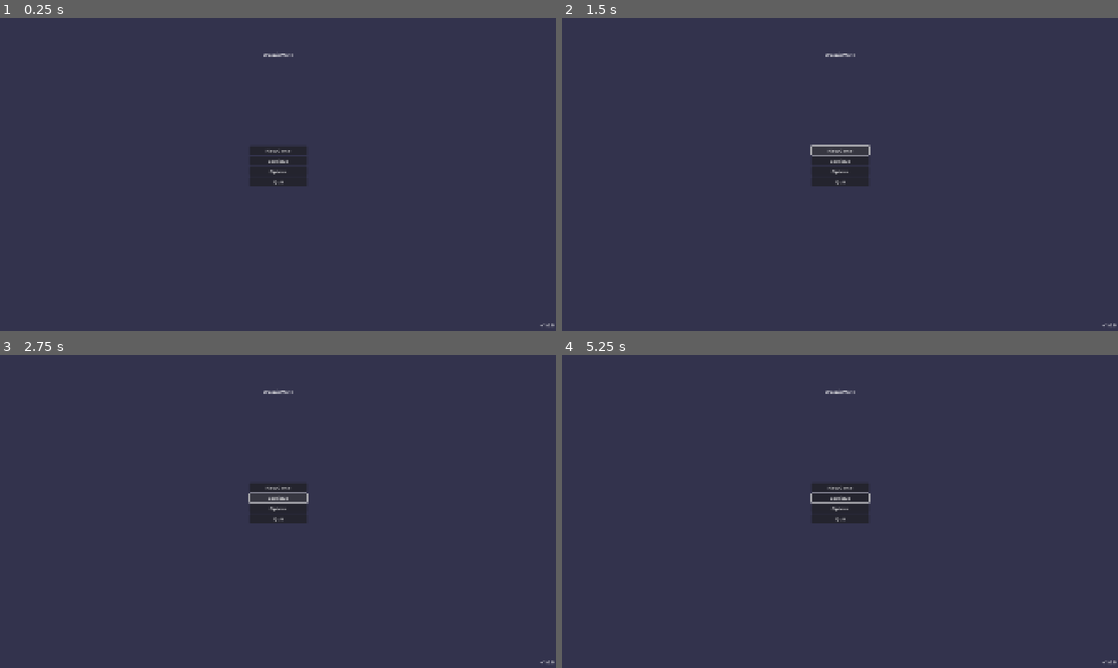
Above: before the commit, frames 1-4 (two rows, left to right).
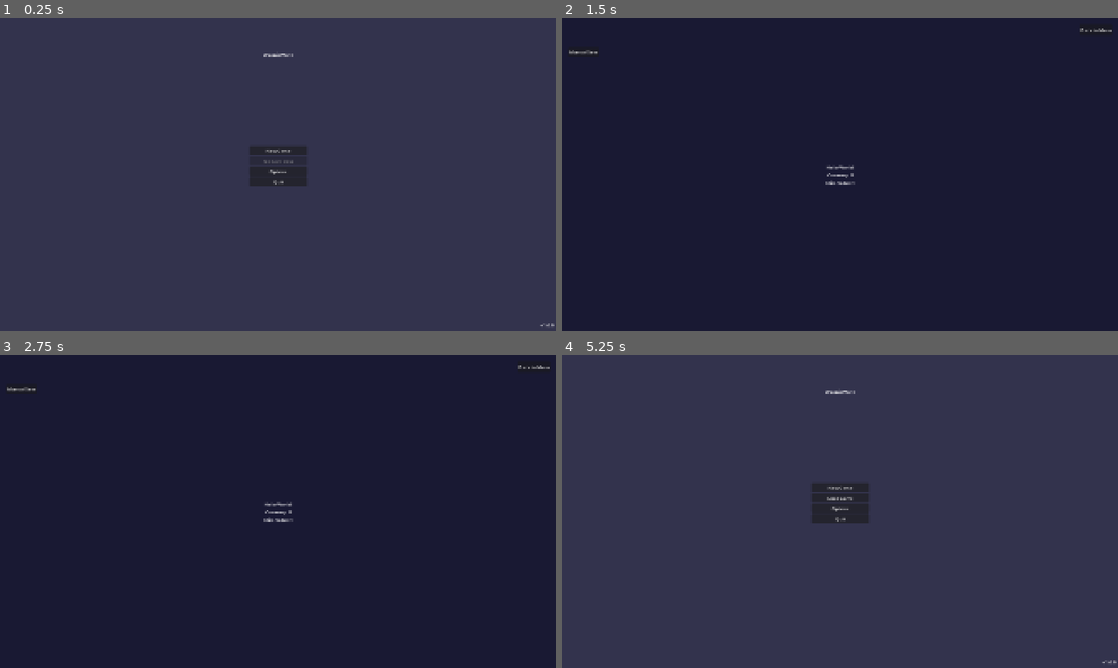
Above: after the commit, the same moments.

Repository: aaronleebrooks/weenieworld
Game: Godot game, scene res://scenes/main_menu/MainMenu.tscn
Same seed, same stepped clock (60 frames per second), same inputs: the game is played once before the commit and once after it.
Inputs (mouse positions are in pixels of both pictures, inside the frame that each line leads up to):
- Up to frame 1 (0.25 s): no input
- Up to frame 2 (1.5 s): click "New Game" at 0.5 s; click (840, 149) at 1.25 s, where only the run before the commit has a clickable "New Game"
- Up to frame 3 (2.75 s): click (278, 498) at 2 s, where only the run before the commit has a clickable "Continue"
- Up to frame 4 (5.25 s): click (840, 498) at 2.75 s, where only the run before the commit has a clickable "Continue"; click (840, 486) at 3.5 s, where only the run before the commit has a clickable "New Game"; click (840, 498) at 4.25 s, where only the run before the commit has a clickable "Continue"; click (1095, 367) at 5 s, where only the run after the commit has a clickable "Back to Menu"

The runs differ from the first frame. In frame 1, less than 0.1% of the frame differs, in the area x 47-53%, y 45-47%; in frame 2, 99%, in the area x 0-100%, y 0-100%; in frame 3, 99%; in frame 4, 0.2%.
Error before the commit: Parse Error: Could not preload resource file "res://scenes/ui/ConfirmationDialog.tscn". (res://scenes/ui/SaveSelectionMenu.gd:74)

Commit message:
Fix scene file parse errors - replace Control constants with numeric values

Diff:
--- a/scenes/ui/ConfirmationDialog.tscn
+++ b/scenes/ui/ConfirmationDialog.tscn
@@ -70,10 +70,10 @@
 
 [node name="NoButton" type="Button" parent="DialogPanel/ButtonContainer"]
 layout_mode = 2
-size_flags_horizontal = Control.SIZE_EXPAND_FILL
+size_flags_horizontal = 3
 text = "No"
 
 [node name="YesButton" type="Button" parent="DialogPanel/ButtonContainer"]
 layout_mode = 2
-size_flags_horizontal = Control.SIZE_EXPAND_FILL
+size_flags_horizontal = 3
 text = "Yes"
--- a/scenes/ui/SaveSelectionMenu.tscn
+++ b/scenes/ui/SaveSelectionMenu.tscn
@@ -52,11 +52,11 @@
 
 [node name="SaveListContainer" type="VBoxContainer" parent="MenuPanel/SaveList"]
 layout_mode = 2
-size_flags_horizontal = Control.SIZE_EXPAND_FILL
+size_flags_horizontal = 3
 
 [node name="NoSavesLabel" type="Label" parent="MenuPanel/SaveList/SaveListContainer"]
 layout_mode = 2
-size_flags_vertical = Control.SIZE_EXPAND_FILL
+size_flags_vertical = 3
 text = "No save files found"
 horizontal_alignment = 1
 vertical_alignment = 1
@@ -75,5 +75,5 @@
 
 [node name="BackButton" type="Button" parent="MenuPanel/ButtonContainer"]
 layout_mode = 2
-size_flags_horizontal = Control.SIZE_EXPAND_FILL
+size_flags_horizontal = 3
 text = "Back"
